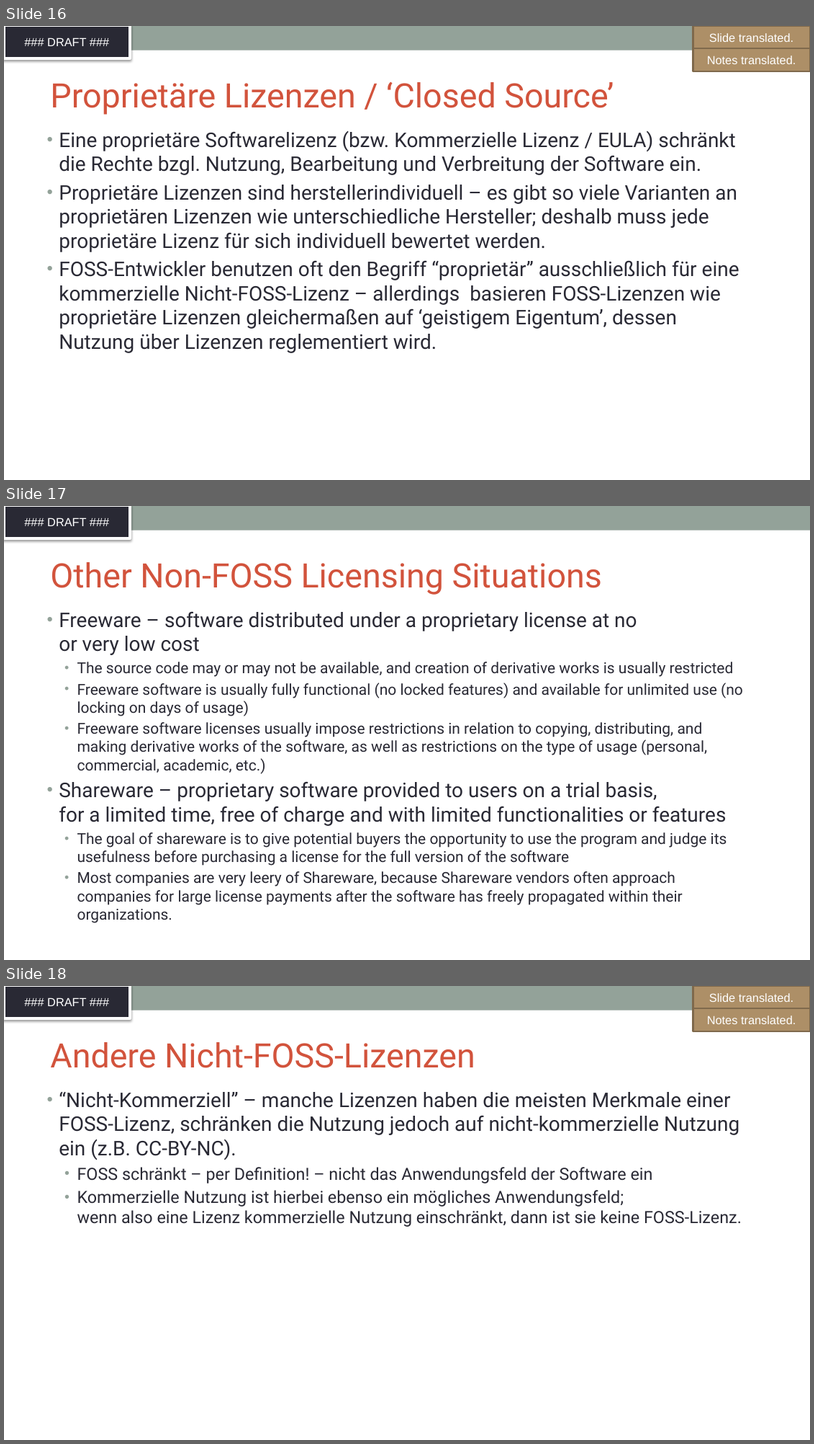
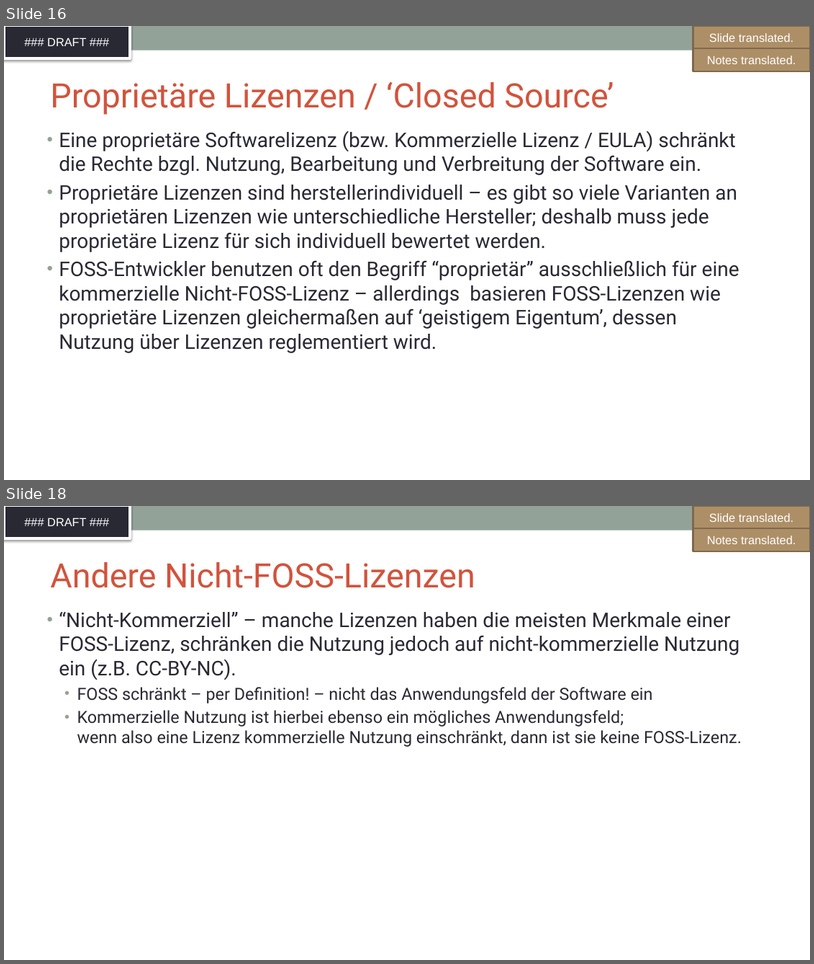
Before and after one commit to SThanheiser/curriculum, a slide deck: translation-DE/slides/DFT_openchain-curriculum-for-1-1_GER.pptx. Shown one above the other, each under a label of ours: slides 16, 17 and 18 before the commit, slides 16 and 18 after it; the slides between them are not shown. The pictures are 814x1444 and 814x964 pixels, drawn with LibreOffice and Linux fonts; fonts in the diff are those of the drawing; background and template pictures are left out. Boxes give left, top, right and bottom in pixels: in the first picture for what was removed or moved away, otherwise in the second. Text is boxed around its words. In the diff, an @@ line names an element or a change of style, - is before the commit and + after.

Commit message:
translated slides 17, 18, 19, added 20, translated new-21

```diff
--- a/translation-DE/slides/DFT_openchain-curriculum-for-1-1_GER.pptx
+++ b/translation-DE/slides/DFT_openchain-curriculum-for-1-1_GER.pptx
@@ slide 17 removed at [4, 506, 810, 960], background #FFFFFF; not listed: 2 template elements that a slide beside it also shows @@
@@ title removed at [50, 562, 602, 595] @@
-Other Non-FOSS Licensing Situations
@@ text removed at [59, 611, 743, 923] @@
-• Freeware – software distributed under a proprietary license at no
-  or very low cost
-  • The source code may or may not be available, and creation of derivative works is usually restricted
-  • Freeware software is usually fully functional (no locked features) and available for unlimited use (no locking on days of usage)
-  • Freeware software licenses usually impose restrictions in relation to copying, distributing, and making derivative works of the software, as well as restrictions on the type of usage (personal, commercial, academic, etc.)
-• Shareware – proprietary software provided to users on a trial basis,
-  for a limited time, free of charge and with limited functionalities or features
-  • The goal of shareware is to give potential buyers the opportunity to use the program and judge its usefulness before purchasing a license for the full version of the software
-  • Most companies are very leery of Shareware, because Shareware vendors often approach companies for large license payments after the software has freely propagated within their organizations.
```
Also in this commit, not shown: 4 slides added, 2 other slides removed.
